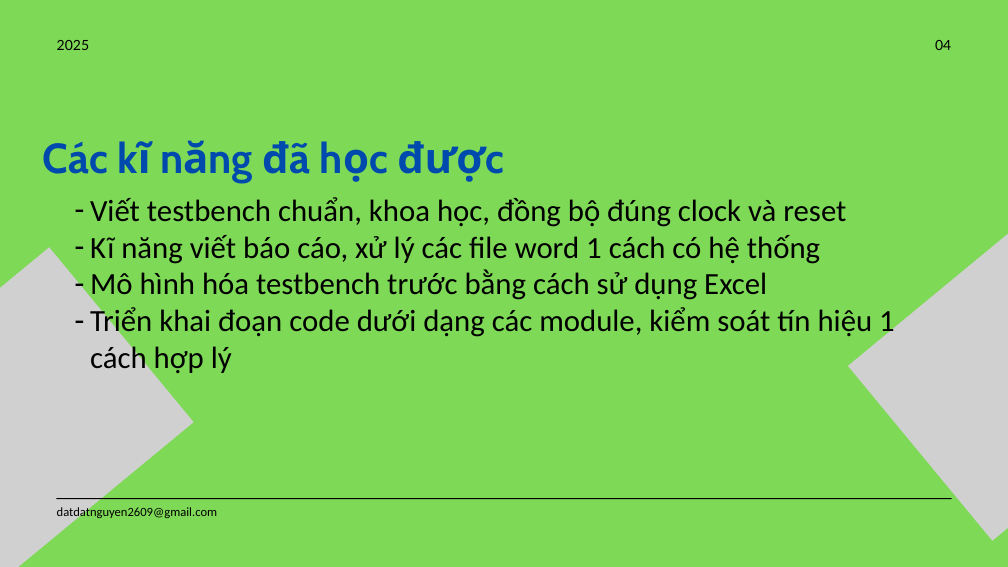
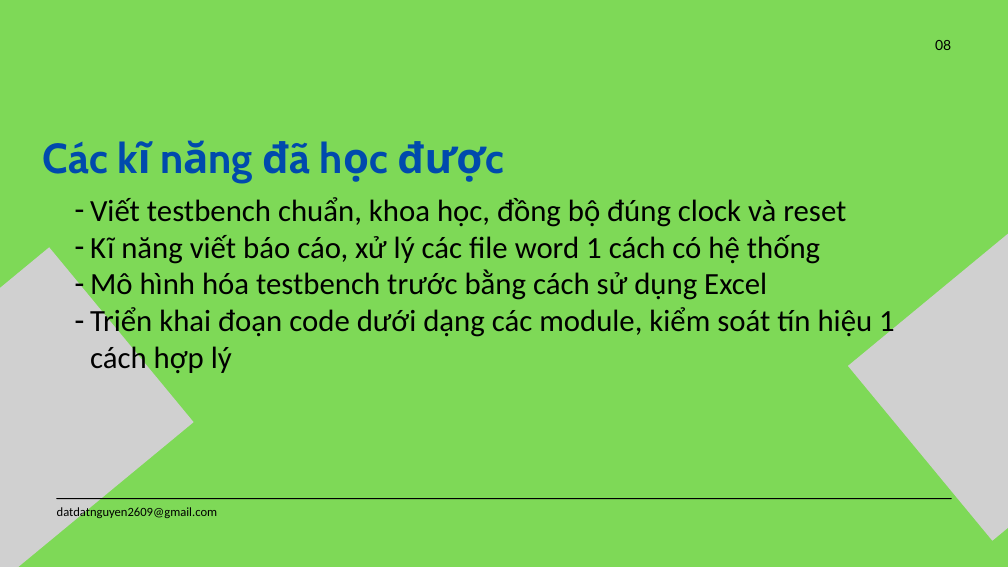
Before and after one commit to datdatnguyen2609/jit_intern, a slide deck: slide 8 of report/monthly_report/first_month_intern_report_nguyenthanhdat.pptx (slide 4 before the commit). Drawn at 1008x567 pixels with LibreOffice and Linux fonts; fonts in the diff are those of the drawing; grey boxes stand for pictures. Boxes give left, top, right and bottom in pixels: in the first picture for what was removed or moved away, otherwise in the second. Text is boxed around its words. In the diff, an @@ line names an element or a change of style, - is before the commit and + after.

```diff
--- a/report/monthly_report/first_month_intern_report_nguyenthanhdat.pptx
+++ b/report/monthly_report/first_month_intern_report_nguyenthanhdat.pptx
@@ text removed at (57, 40, 90, 50) @@
-2025
@@ text at (935, 40, 951, 50): text changed @@
-04
+08
```
Also in this commit, not shown: 7 other slides changed, 6 slides added.
